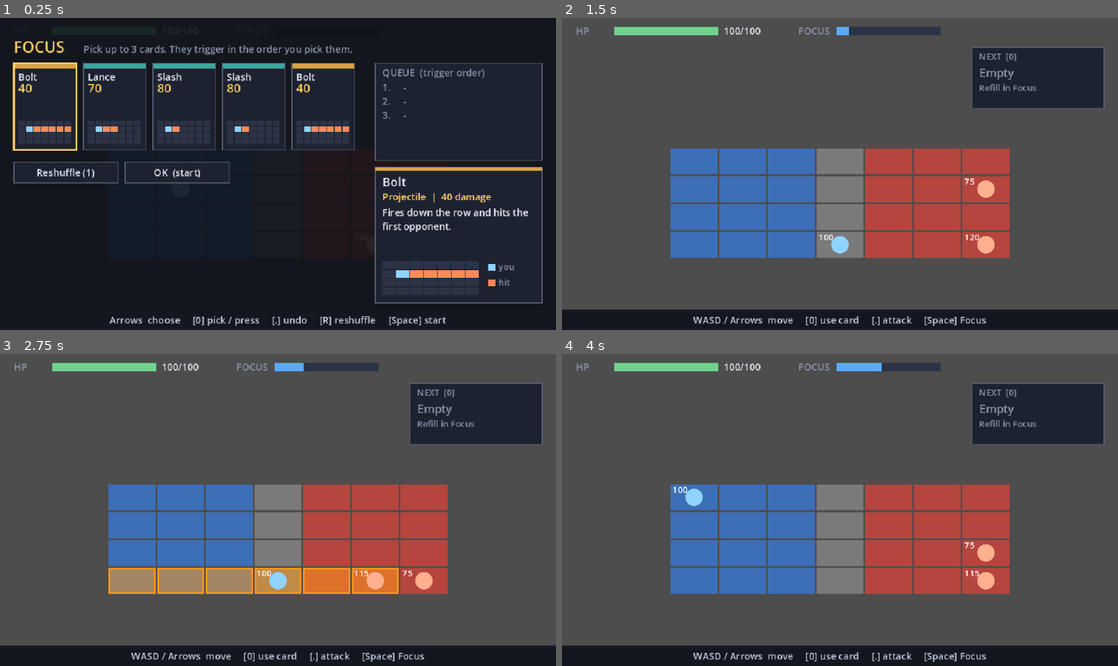
Above: before the commit, frames 1-4 (two rows, left to right).
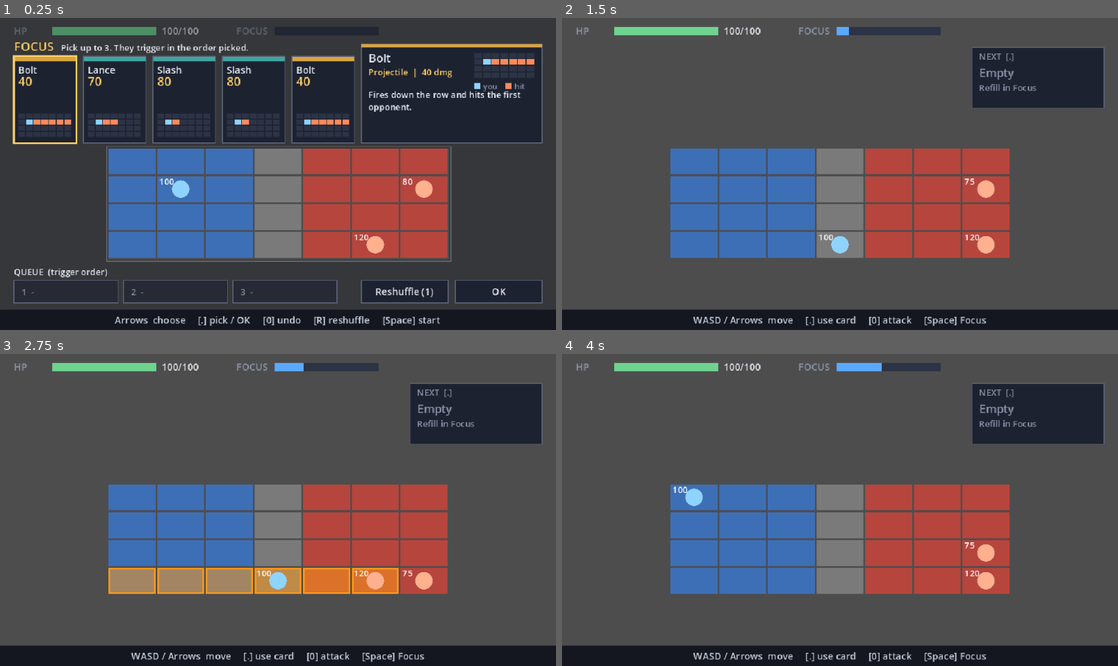
Above: after the commit, the same moments.

Repository: MrKazz/grid_arena_game
Game: Godot game, scene res://scenes/battle/battle.tscn
The game is run twice, just before and just after one commit, with the same random seed, the same clock (stepped at 60 frames per second) and the same inputs.
Inputs:
- Up to frame 1 (0.25 s): no input
- Up to frame 2 (1.5 s): tap Enter at 0.5 s; hold D (move_right) 0.53-1.28 s; tap . (button_a, bound only after the commit) at 0.6 s; tap 0 (button_a, bound only before the commit) at 0.8, 1.35 s; hold S (move_down) from 1.28 s (still down)
- Up to frame 3 (2.75 s): tap R (reshuffle) at 1.55, 2.1 s; release S (move_down) at 2.03 s; hold D (move_right) from 2.03 s (still down); tap . (button_a, bound only after the commit) at 2.3 s
- Up to frame 4 (4 s): release D (move_right) at 2.78 s; hold W (move_up) 2.78-3.53 s; tap . (button_a, bound only after the commit) at 2.85 s; tap 0 (button_a, bound only before the commit) at 3.05, 3.6 s; hold A (move_left) from 3.53 s (still down); tap R (reshuffle) at 3.8 s

The runs differ from the first frame. In frame 1, 66% of the frame differs, in the area x 0-100%, y 0-99%; in frame 2, 0.2%; in frame 3, 0.2%; in frame 4, 0.2%.

Commit message:
Swap confirm/cancel keys and keep the field visible during Focus
Controls:
- button_a (A, confirm) is now . / numpad . : pick cards, press OK to
  resolve Focus, use the next card in battle
- button_b (B, cancel) is now 0 / numpad 0 : undo picks in Focus, basic
  attack in battle
- Hint bar, Next widget label, comments and the binding test updated

Focus screen redesign:
- Hand and card details move to the band above the field; queue (now a
  row of chips) and the Reshuffle / OK buttons to the band below it
- Nothing is drawn over the field, and only the area around it is
  dimmed, at 35% instead of 88% over the whole screen
- Rank badge moved beside the damage so it no longer clips card names
- New test: no Focus UI or dim layer intersects GridView.field_rect()
  (checked to fail when a panel is moved onto the field)

Co-Authored-By: Claude Opus 5.5 <noreply@anthropic.com>
Claude-Session: https://claude.ai/code/session_01MQtGXB6LtnViPa1oH3t3fJ

Diff:
--- a/project.godot
+++ b/project.godot
@@ -44,11 +44,11 @@
 }
 button_a={
 "deadzone": 0.2,
-"events": [Object(InputEventKey,"physical_keycode":48), Object(InputEventKey,"physical_keycode":4194438)]
+"events": [Object(InputEventKey,"physical_keycode":46), Object(InputEventKey,"physical_keycode":4194436)]
 }
 button_b={
 "deadzone": 0.2,
-"events": [Object(InputEventKey,"physical_keycode":46), Object(InputEventKey,"physical_keycode":4194436)]
+"events": [Object(InputEventKey,"physical_keycode":48), Object(InputEventKey,"physical_keycode":4194438)]
 }
 open_focus={
 "deadzone": 0.2,
--- a/scripts/battle/battle.gd
+++ b/scripts/battle/battle.gd
@@ -2,11 +2,14 @@
 ## Battle scene root: owns the BattleState, steps it on fixed ticks, and
 ## translates input into state calls. Keep game rules out of this file.
 ##
-## Two action buttons, A (`button_a`: 0 / numpad 0) and B (`button_b`:
-## . / numpad .), mean different things per phase:
-##   battle: A = use next queued card, B = basic attack
-##   Focus:  A = pick/unpick card or press the highlighted button,
-##           B = undo the last pick
+## Two action buttons on the bottom numpad keys mean different things per phase:
+##   A / confirm (`button_a`: . / numpad .)
+##     battle: use the next queued card
+##     Focus:  pick/unpick the highlighted card, or press the highlighted
+##             button (OK resolves Focus)
+##   B / cancel (`button_b`: 0 / numpad 0)
+##     battle: basic attack
+##     Focus:  undo the last pick
 
 const DIRECTIONS := {
 	&"move_up": Vector2i.UP,
@@ -15,8 +18,8 @@
 	&"move_right": Vector2i.RIGHT,
 }
 
-const HINTS_ACTIVE := "WASD / Arrows  move     [0] use card     [.] attack     [Space] Focus%s"
-const HINTS_FOCUS := "Arrows  choose     [0] pick / press     [.] undo     [R] reshuffle     [Space] start"
+const HINTS_ACTIVE := "WASD / Arrows  move     [.] use card     [0] attack     [Space] Focus%s"
+const HINTS_FOCUS := "Arrows  choose     [.] pick / OK     [0] undo     [R] reshuffle     [Space] start"
 const HINTS_ENDED := "Battle over"
 
 @export var config: BattleConfig
@@ -41,6 +44,7 @@
 	next_card.state = state
 	focus_panel.state = state
 	focus_panel.menu = menu
+	focus_panel.field_rect = grid_view.field_rect()
 	_reset_menu()
 	_update_ui()
 	print("Battle started with seed %d" % state.rng_seed)
--- a/scripts/battle/grid_view.gd
+++ b/scripts/battle/grid_view.gd
@@ -30,6 +30,11 @@
 		if _flashes[cell] <= 0:
 			_flashes.erase(cell)
 	queue_redraw()
+
+
+## The whole field in canvas coordinates (this node has no camera or scaling).
+func field_rect() -> Rect2:
+	return Rect2(position, Vector2(GridModel.COLUMNS, GridModel.ROWS) * TILE_SIZE)
 
 
 func cell_rect(cell: Vector2i) -> Rect2:
--- a/scripts/ui/card_art.gd
+++ b/scripts/ui/card_art.gd
@@ -58,7 +58,8 @@
 		canvas.draw_rect(rect, Color(0, 0, 0, 0.45))
 	canvas.draw_rect(rect, HIGHLIGHT if highlighted else BORDER, false, 2.0 if highlighted else 1.0)
 	if rank > 0:
-		var badge := Rect2(rect.end - Vector2(18, rect.size.y - 10), Vector2(16, 16))
+		# Beside the damage number, so it never covers the name.
+		var badge := Rect2(Vector2(rect.end.x - 20, rect.position.y + 23), Vector2(16, 16))
 		canvas.draw_rect(badge, HIGHLIGHT)
 		canvas.draw_string(f, badge.position + Vector2(4, 13), str(rank),
 				HORIZONTAL_ALIGNMENT_LEFT, -1, 12, BG)
--- a/scripts/ui/focus_panel.gd
+++ b/scripts/ui/focus_panel.gd
@@ -3,17 +3,28 @@
 ## The Focus screen: drawn hand, ranked queue, details of the highlighted
 ## card, and the Reshuffle / OK buttons. Reads BattleState and FocusMenu;
 ## never changes them.
+##
+## Layout keeps the field visible: the hand and details sit in the band
+## above the field, the queue and buttons in the band below it, nothing is
+## drawn over `field_rect`, and only the area around the field is dimmed.
 
-const DIM := Color(0.05, 0.06, 0.09, 0.88)
+const DIM := Color(0.05, 0.06, 0.09, 0.35)
+const FIELD_OUTLINE := Color(1, 1, 1, 0.25)
 const CARD_SIZE := Vector2(72, 100)
 const CARD_GAP := 8.0
-const HAND_ORIGIN := Vector2(16, 52)
-const BUTTON_SIZE := Vector2(120, 24)
-const SIDE_X := 432.0
-const SIDE_W := 192.0
+const HAND_ORIGIN := Vector2(16, 44)
+const DETAILS_RECT := Rect2(416, 30, 208, 114)
+const QUEUE_ORIGIN := Vector2(16, 302)
+const QUEUE_WIDTH := 392.0
+const CHIP_HEIGHT := 26.0
+const CHIP_GAP := 6.0
+const BUTTON_SIZE := Vector2(100, 26)
+const BUTTONS_ORIGIN := Vector2(416, 302)
 
 var state: BattleState
 var menu: FocusMenu
+## Where the field is on screen; battle.gd sets it from GridView.
+var field_rect := Rect2(125, 150, 392, 128)
 
 
 func _process(_delta: float) -> void:
@@ -25,8 +36,39 @@
 
 
 func button_rect(button: int) -> Rect2:
-	var y := HAND_ORIGIN.y + CARD_SIZE.y + 14
-	return Rect2(Vector2(HAND_ORIGIN.x + (BUTTON_SIZE.x + CARD_GAP) * button, y), BUTTON_SIZE)
+	return Rect2(BUTTONS_ORIGIN + Vector2((BUTTON_SIZE.x + CARD_GAP) * button, 0), BUTTON_SIZE)
+
+
+func queue_slot_count() -> int:
+	return state.queued_cards.size() + menu.max_picks
+
+
+func queue_chip_rect(slot: int) -> Rect2:
+	var slots := maxi(queue_slot_count(), 1)
+	var width := minf(120.0, (QUEUE_WIDTH - CHIP_GAP * (slots - 1)) / slots)
+	return Rect2(QUEUE_ORIGIN + Vector2((width + CHIP_GAP) * slot, 0), Vector2(width, CHIP_HEIGHT))
+
+
+## Every rectangle the panel draws UI into (used to check nothing covers the field).
+func ui_rects() -> Array[Rect2]:
+	var rects: Array[Rect2] = [DETAILS_RECT, button_rect(FocusMenu.BUTTON_RESHUFFLE),
+			button_rect(FocusMenu.BUTTON_CONFIRM)]
+	for i in state.deck.hand.size():
+		rects.append(card_rect(i))
+	for slot in queue_slot_count():
+		rects.append(queue_chip_rect(slot))
+	return rects
+
+
+## The translucent layer: the whole panel except the field.
+func dim_rects() -> Array[Rect2]:
+	var f := field_rect
+	return [
+		Rect2(0, 0, size.x, f.position.y),
+		Rect2(0, f.end.y, size.x, size.y - f.end.y),
+		Rect2(0, f.position.y, f.position.x, f.size.y),
+		Rect2(f.end.x, f.position.y, size.x - f.end.x, f.size.y),
+	]
 
 
 ## The card the details panel describes: the highlighted hand card, if any.
@@ -48,10 +90,13 @@
 	if state == null or menu == null:
 		return
 	var f := CardArt.font()
-	draw_rect(Rect2(Vector2.ZERO, size), DIM)
-	draw_string(f, Vector2(16, 40), "FOCUS", HORIZONTAL_ALIGNMENT_LEFT, -1, 18, CardArt.HIGHLIGHT)
-	draw_string(f, Vector2(96, 40), "Pick up to %d cards. They trigger in the order you pick them." %
-			menu.max_picks, HORIZONTAL_ALIGNMENT_LEFT, -1, 11, CardArt.TEXT_DIM)
+	for rect in dim_rects():
+		draw_rect(rect, DIM)
+	draw_rect(field_rect.grow(2), FIELD_OUTLINE, false, 1.0)
+
+	draw_string(f, Vector2(16, 38), "FOCUS", HORIZONTAL_ALIGNMENT_LEFT, -1, 14, CardArt.HIGHLIGHT)
+	draw_string(f, Vector2(70, 38), "Pick up to %d. They trigger in the order picked." % menu.max_picks,
+			HORIZONTAL_ALIGNMENT_LEFT, -1, 10, CardArt.TEXT)
 
 	var carried := state.queued_cards.size()
 	for i in state.deck.hand.size():
@@ -61,10 +106,10 @@
 		CardArt.card(self, card_rect(i), state.deck.hand[i], highlighted,
 				rank + carried if rank > 0 else 0, rank > 0 or blocked)
 
+	_draw_details(f)
+	_draw_queue(f, carried)
 	_draw_button(FocusMenu.BUTTON_RESHUFFLE, _reshuffle_label(), state.reshuffles_left != 0)
-	_draw_button(FocusMenu.BUTTON_CONFIRM, "OK  (start)", true)
-	_draw_queue(f, carried)
-	_draw_details(f)
+	_draw_button(FocusMenu.BUTTON_CONFIRM, "OK", true)
 
 
 func _reshuffle_label() -> String:
@@ -78,58 +123,57 @@
 	var highlighted := menu.on_buttons and menu.button_cursor == button
 	CardArt.panel(self, rect, CardArt.HIGHLIGHT if highlighted else CardArt.BORDER)
 	if highlighted:
-		draw_rect(rect.grow(-1), Color(CardArt.HIGHLIGHT, 0.15))
-	draw_string(CardArt.font(), rect.position + Vector2(0, 16), text, HORIZONTAL_ALIGNMENT_CENTER,
+		draw_rect(rect.grow(-1), Color(CardArt.HIGHLIGHT, 0.2))
+	draw_string(CardArt.font(), rect.position + Vector2(0, 17), text, HORIZONTAL_ALIGNMENT_CENTER,
 			rect.size.x, 11, CardArt.TEXT if enabled else CardArt.TEXT_DIM)
 
 
 func _draw_queue(f: Font, carried: int) -> void:
-	var rect := Rect2(SIDE_X, 52, SIDE_W, 112)
-	CardArt.panel(self, rect)
-	draw_string(f, rect.position + Vector2(8, 15), "QUEUE  (trigger order)",
-			HORIZONTAL_ALIGNMENT_LEFT, -1, 11, CardArt.TEXT_DIM)
+	var header := "QUEUE  (trigger order)"
+	if carried > 0:
+		header = "QUEUE  (trigger order, %d carried over)" % carried
+	draw_string(f, QUEUE_ORIGIN + Vector2(0, -6), header, HORIZONTAL_ALIGNMENT_LEFT, -1, 10, CardArt.TEXT)
 	var queue := ranked_queue()
-	var slots := carried + menu.max_picks
-	for i in slots:
-		var y := rect.position.y + 32 + i * 16
-		if y > rect.end.y - 4:
-			break
-		var label := "%d." % (i + 1)
-		if i < queue.size():
-			var c := queue[i]
-			draw_rect(Rect2(rect.position.x + 26, y - 9, 4, 10), CardArt.type_color(c))
-			var suffix := "  (carried)" if i < carried else ""
-			label += "     %s%s" % [c.display_name, suffix]
-			draw_string(f, Vector2(rect.position.x + 8, y), label, HORIZONTAL_ALIGNMENT_LEFT,
-					SIDE_W - 16, 11, CardArt.TEXT_DIM if i < carried else CardArt.TEXT)
+	for slot in queue_slot_count():
+		var rect := queue_chip_rect(slot)
+		if slot < queue.size():
+			var c := queue[slot]
+			CardArt.panel(self, rect)
+			draw_rect(Rect2(rect.position, Vector2(4, rect.size.y)), CardArt.type_color(c))
+			draw_string(f, rect.position + Vector2(9, 17), "%d  %s" % [slot + 1, c.display_name],
+					HORIZONTAL_ALIGNMENT_LEFT, rect.size.x - 12, 10,
+					CardArt.TEXT_DIM if slot < carried else CardArt.TEXT)
 		else:
-			draw_string(f, Vector2(rect.position.x + 8, y), label + "     -",
-					HORIZONTAL_ALIGNMENT_LEFT, -1, 11, CardArt.TEXT_DIM)
+			draw_rect(rect, Color(CardArt.BG, 0.6))
+			draw_rect(rect, CardArt.BORDER, false, 1.0)
+			draw_string(f, rect.position + Vector2(9, 17), "%d  -" % (slot + 1),
+					HORIZONTAL_ALIGNMENT_LEFT, -1, 10, CardArt.TEXT_DIM)
 
 
 func _draw_details(f: Font) -> void:
-	var rect := Rect2(SIDE_X, 172, SIDE_W, 156)
+	var rect := DETAILS_RECT
 	CardArt.panel(self, rect)
 	var pos := rect.position + Vector2(8, 0)
 	var c := highlighted_card()
 	if c == null:
-		var help := "Choose cards first, then press OK to resume the battle."
+		var help := "Choose cards, then press OK to resume the battle."
 		if menu.current_item() == FocusMenu.Item.RESHUFFLE:
 			help = "Return your hand to the deck, shuffle, and draw a new hand. Clears your picks."
 		draw_multiline_string(f, pos + Vector2(0, 18), help, HORIZONTAL_ALIGNMENT_LEFT,
-				SIDE_W - 16, 11, -1, CardArt.TEXT_DIM)
+				rect.size.x - 16, 10, -1, CardArt.TEXT_DIM)
 		return
 	draw_rect(Rect2(rect.position, Vector2(rect.size.x, 4)), CardArt.type_color(c))
-	draw_string(f, pos + Vector2(0, 22), c.display_name, HORIZONTAL_ALIGNMENT_LEFT, -1, 14, CardArt.TEXT)
-	draw_string(f, pos + Vector2(0, 38), "%s  |  %d damage" % [CardArt.type_name(c), c.damage],
-			HORIZONTAL_ALIGNMENT_LEFT, -1, 11, CardArt.HIGHLIGHT)
-	draw_multiline_string(f, pos + Vector2(0, 56), c.description, HORIZONTAL_ALIGNMENT_LEFT,
-			SIDE_W - 16, 11, 4, CardArt.TEXT)
-	CardArt.pattern(self, Rect2(pos + Vector2(0, 108), Vector2(112, 40)), c)
-	_legend_entry(f, pos + Vector2(122, 118), CardArt.PATTERN_USER, "you")
-	_legend_entry(f, pos + Vector2(122, 136), CardArt.PATTERN_HIT, "hit")
+	draw_string(f, pos + Vector2(0, 21), c.display_name, HORIZONTAL_ALIGNMENT_LEFT, 116, 13, CardArt.TEXT)
+	draw_string(f, pos + Vector2(0, 36), "%s  |  %d dmg" % [CardArt.type_name(c), c.damage],
+			HORIZONTAL_ALIGNMENT_LEFT, 120, 10, CardArt.HIGHLIGHT)
+	var pattern_rect := Rect2(rect.position + Vector2(130, 10), Vector2(70, 30))
+	CardArt.pattern(self, pattern_rect, c)
+	_legend_entry(f, pattern_rect.position + Vector2(0, 42), CardArt.PATTERN_USER, "you")
+	_legend_entry(f, pattern_rect.position + Vector2(36, 42), CardArt.PATTERN_HIT, "hit")
+	draw_multiline_string(f, pos + Vector2(0, 62), c.description, HORIZONTAL_ALIGNMENT_LEFT,
+			rect.size.x - 16, 10, 4, CardArt.TEXT)
 
 
 func _legend_entry(f: Font, pos: Vector2, color: Color, text: String) -> void:
-	draw_rect(Rect2(pos - Vector2(0, 7), Vector2(8, 8)), color)
-	draw_string(f, pos + Vector2(12, 0), text, HORIZONTAL_ALIGNMENT_LEFT, -1, 10, CardArt.TEXT_DIM)
+	draw_rect(Rect2(pos - Vector2(0, 7), Vector2(7, 7)), color)
+	draw_string(f, pos + Vector2(10, 0), text, HORIZONTAL_ALIGNMENT_LEFT, -1, 9, CardArt.TEXT_DIM)
--- a/scripts/ui/next_card_widget.gd
+++ b/scripts/ui/next_card_widget.gd
@@ -24,7 +24,7 @@
 	var rect := Rect2(Vector2.ZERO, size)
 	var c := displayed_card()
 	CardArt.panel(self, rect, CardArt.BORDER if c == null else CardArt.type_color(c))
-	draw_string(f, Vector2(8, 14), "NEXT  [0]", HORIZONTAL_ALIGNMENT_LEFT, -1, 10, CardArt.TEXT_DIM)
+	draw_string(f, Vector2(8, 14), "NEXT  [.]", HORIZONTAL_ALIGNMENT_LEFT, -1, 10, CardArt.TEXT_DIM)
 	if c == null:
 		draw_string(f, Vector2(8, 34), "Empty", HORIZONTAL_ALIGNMENT_LEFT, -1, 13, CardArt.TEXT_DIM)
 		draw_string(f, Vector2(8, 50), "Refill in Focus", HORIZONTAL_ALIGNMENT_LEFT, -1, 10, CardArt.TEXT_DIM)
--- a/tests/integration/test_battle_scene.gd
+++ b/tests/integration/test_battle_scene.gd
@@ -50,11 +50,11 @@
 	assert_false(InputMap.has_action(&"use_card"), "replaced by button_a")
 
 
-func test_a_and_b_are_on_zero_and_period_including_numpad() -> void:
+func test_confirm_on_period_and_cancel_on_zero_including_numpad() -> void:
 	var a := _keycodes(&"button_a")
-	assert_true(a.has(KEY_0) and a.has(KEY_KP_0), "A on 0 and numpad 0: %s" % [a])
+	assert_eq(a, [KEY_PERIOD, KEY_KP_PERIOD], "A/confirm on . and numpad . only")
 	var b := _keycodes(&"button_b")
-	assert_true(b.has(KEY_PERIOD) and b.has(KEY_KP_PERIOD), "B on . and numpad .: %s" % [b])
+	assert_eq(b, [KEY_0, KEY_KP_0], "B/cancel on 0 and numpad 0 only")
 	assert_true(_keycodes(&"open_focus").has(KEY_KP_ENTER), "numpad Enter opens Focus")
 
 
@@ -73,14 +73,31 @@
 	assert_eq(battle.focus_panel.highlighted_card(), state.deck.hand[0], "details show highlighted card")
 
 
+func test_focus_screen_leaves_the_field_visible() -> void:
+	await _frames(2)
+	var panel: FocusPanel = battle.focus_panel
+	var field: Rect2 = battle.grid_view.field_rect()
+	assert_eq(panel.field_rect, field, "panel knows where the field is")
+	for rect in panel.ui_rects():
+		assert_false(rect.intersects(field), "UI %s covers the field %s" % [rect, field])
+	for rect in panel.dim_rects():
+		assert_false(rect.intersects(field), "dim layer %s covers the field" % [rect])
+	assert_true(FocusPanel.DIM.a <= 0.5, "dim layer stays see-through (alpha %.2f)" % FocusPanel.DIM.a)
+	var dimmed := 0.0
+	for rect in panel.dim_rects():
+		dimmed += rect.get_area()
+	assert_eq(dimmed + field.get_area(), panel.size.x * panel.size.y, "dim covers everything else")
+
+
 func test_key_hints_sit_at_the_bottom_and_track_the_phase() -> void:
 	await _frames(2)
 	var hints: Label = battle.key_hints
 	assert_true(hints.position.y >= 300, "hints at the bottom (y=%d)" % hints.position.y)
-	assert_true(hints.text.contains("[0]") and hints.text.contains("[.]"), hints.text)
-	assert_true(hints.text.contains("undo"), "Focus hints: %s" % hints.text)
+	assert_true(hints.text.contains("[.] pick / OK"), "Focus hints: %s" % hints.text)
+	assert_true(hints.text.contains("[0] undo"), "Focus hints: %s" % hints.text)
 	await _tap(&"open_focus")
-	assert_true(hints.text.contains("attack"), "battle hints: %s" % hints.text)
+	assert_true(hints.text.contains("[.] use card"), "battle hints: %s" % hints.text)
+	assert_true(hints.text.contains("[0] attack"), "battle hints: %s" % hints.text)
 
 
 func test_pick_cards_rank_them_and_confirm_with_ok() -> void:
Not shown, changed: CLAUDE.md
Not shown, changed: docs/TESTING_PLAN.md
